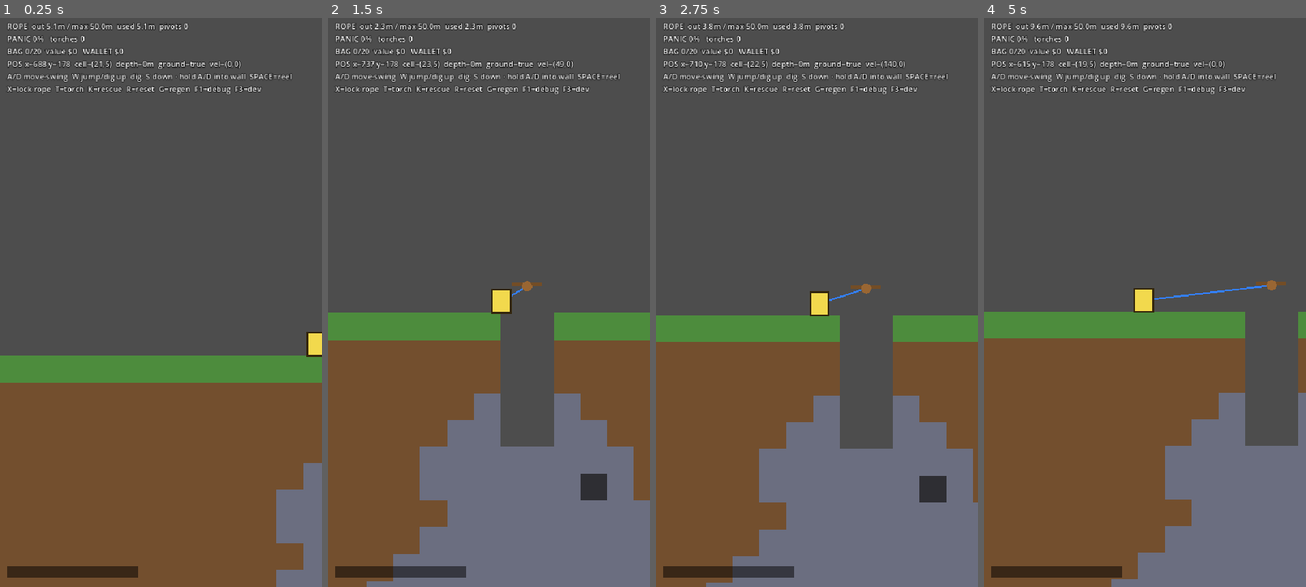
Above: before the commit, frames 1-4 (left to right).
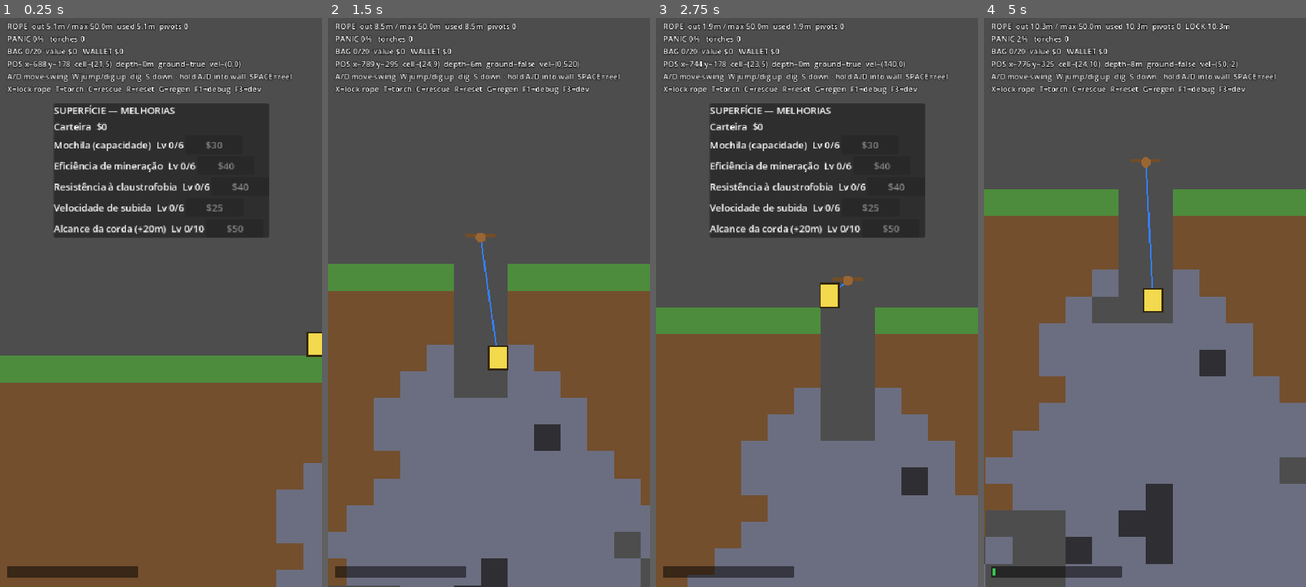
Above: after the commit, the same moments.

Repository: JoaoDobrowolski/inner-miner
Game: Godot game, scene res://scenes/Main.tscn
Two runs of this game, one before a commit and one after it. Both use one fixed random seed, a clock stepped at 60 frames per second and the inputs below.
Inputs (mouse positions are in pixels of both pictures, inside the frame that each line leads up to):
- Up to frame 1 (0.25 s): no input
- Up to frame 2 (1.5 s): tap Enter at 0.5 s; move the mouse to (559, 274) at 0.52 s; hold D 0.53-1.25 s; tap C at 0.6 s; click (559, 274) at 0.67 s; tap Space at 0.77 s; tap K at 0.8 s; drag from (424, 330) to (472, 416) at 1.27 s
- Up to frame 3 (2.75 s): move the mouse to (849, 171) at 2.02 s; hold D from 2.03 s (still down); tap C at 2.1 s; click (849, 171) at 2.17 s; tap K at 2.3 s
- Up to frame 4 (5 s): release D at 2.75 s; drag from (1128, 416) to (1048, 217) at 2.77 s; move the mouse to (1241, 387) at 3.52 s; hold A 3.53-4.25 s; tap X at 3.6 s; click (1241, 387) at 3.67 s; tap Space at 3.77 s; tap K at 3.8 s; drag from (1048, 217) to (1096, 154) at 4.27 s

The runs differ from the first frame. In frame 1, 15% of the frame differs, in the area x 16-84%, y 11-39%; in frame 2, 27%; in frame 3, 25%; in frame 4, 51%, in the area x 0-100%, y 0-100%.

Commit message:
feat: Implement surface shop for character upgrades and enhance panic system mechanics

Diff:
--- a/scripts/main.gd
+++ b/scripts/main.gd
@@ -24,6 +24,15 @@
 var _flash := ""                   # transient HUD message (sells / rescue penalty)
 var _flash_t := 0.0
 
+# Character-stat upgrades bought at the surface (progression lives on the miner,
+# not on loot). Levels persist across dives/resets within a session; no disk save
+# yet. _apply_upgrades() maps each level onto the live systems.
+# NOTE: "rope" (alcance) is here as a pragmatic depth-gate for now; per the lore it
+# should migrate to the prestige axis once that system exists (see economic-loop memo).
+var upgrades := {"bag": 0, "dig": 0, "panic": 0, "reel": 0, "rope": 0}
+var _dig_speed_mult := 1.0         # <1 = faster digging (mining-efficiency upgrade)
+var shop: Shop
+
 var panicking := false
 var emergency := false
 var debug_view := false
@@ -96,6 +105,7 @@
     camera.make_current()
 
     _build_hud()
+    _apply_upgrades()
 
 
 # Build the active rope backend at the current anchor with the given max length.
@@ -163,6 +173,7 @@
     layer.add_child(hud)
 
     _build_dev_menu(layer)
+    _build_shop(layer)
 
 
 func _build_dev_menu(layer: CanvasLayer) -> void:
@@ -219,6 +230,61 @@
     dev_menu.add_slider("Dig base s", 0.0, 2.0, 0.1, get_bt, set_bt)
 
     dev_menu.add_button_row("Reset to defaults", _dev_reset_defaults, "GOD MODE", _dev_god_mode)
+
+
+# Surface shop: 4 character stats. Cost grows ~1.7x per level; cap at level 6.
+func _build_shop(layer: CanvasLayer) -> void:
+    shop = Shop.new()
+    shop.anchor_left = 0.5
+    shop.anchor_right = 0.5
+    shop.offset_left = -180
+    shop.offset_right = 180
+    shop.offset_top = 150
+    shop.visible = false
+    layer.add_child(shop)
+
+    shop.wallet_getter = func(): return wallet
+    shop.spend = func(cost: int) -> bool:
+        if wallet >= cost:
+            wallet -= cost
+            return true
+        return false
+
+    var MAX_LV := 6
+    shop.add_upgrade("Mochila (capacidade)", func(): return upgrades["bag"], MAX_LV,
+        func(lvl): return _upgrade_cost(30, lvl),
+        func(): upgrades["bag"] += 1; _apply_upgrades())
+    shop.add_upgrade("Eficiência de mineração", func(): return upgrades["dig"], MAX_LV,
+        func(lvl): return _upgrade_cost(40, lvl),
+        func(): upgrades["dig"] += 1; _apply_upgrades())
+    shop.add_upgrade("Resistência à claustrofobia", func(): return upgrades["panic"], MAX_LV,
+        func(lvl): return _upgrade_cost(40, lvl),
+        func(): upgrades["panic"] += 1; _apply_upgrades())
+    shop.add_upgrade("Velocidade de subida", func(): return upgrades["reel"], MAX_LV,
+        func(lvl): return _upgrade_cost(25, lvl),
+        func(): upgrades["reel"] += 1; _apply_upgrades())
+    # Rope reach: the depth-gate. More levels (10) and a steeper base so it stays the
+    # long-tail sink; migrates to prestige later.
+    shop.add_upgrade("Alcance da corda (+20m)", func(): return upgrades["rope"], 10,
+        func(lvl): return _upgrade_cost(50, lvl),
+        func(): upgrades["rope"] += 1; _apply_upgrades())
+    shop.refresh()
+
+
+# Price for the next level of a stat: base * 1.7^current_level (rounded).
+func _upgrade_cost(base: int, level: int) -> int:
+    return int(round(base * pow(1.7, level)))
+
+
+# Map upgrade levels onto the live systems. Idempotent: safe to call any time.
+func _apply_upgrades() -> void:
+    backpack.capacity = DEFAULT_BAG + 8 * int(upgrades["bag"])
+    _dig_speed_mult = pow(0.88, int(upgrades["dig"]))     # ~12% faster dig per level
+    panic.fill_mult = pow(0.85, int(upgrades["panic"]))   # ~15% slower panic per level
+    rope.reel_speed = 220.0 + 40.0 * int(upgrades["reel"])
+    rope.max_length = (MAX_ROPE_METERS + 20.0 * int(upgrades["rope"])) * PPM
+    if shop != null:
+        shop.refresh()
 
 
 func _set_claustro_off(v: bool) -> void:
@@ -280,6 +346,13 @@
 func _physics_process(delta: float) -> void:
     rope.reeling = Input.is_physical_key_pressed(KEY_SPACE) and not panicking
     if panicking:
+        # Don't freeze the bar during a pull-up: it keeps reacting to where the
+        # player is and drains naturally as they near the surface (reset on finish).
+        # If it maxes out mid-climb, the rescue is promoted to a penalised emergency.
+        if not claustrophobia_off:
+            panic.update(delta, player.position, world, torches)
+            if panic.value >= 100.0:
+                emergency = true
         if rope.rewind_step(player, delta):
             _end_panic()
     elif not claustrophobia_off:
@@ -292,6 +365,7 @@
     _update_block_edit()
     _update_digging(delta)
     _sell_on_surface()
+    _update_shop()
     if _flash_t > 0.0:
         _flash_t -= delta
     _update_hud()
@@ -321,7 +395,7 @@
                 debug_view = not debug_view
             KEY_F3:
                 dev_menu.toggle()
-            KEY_K:
+            KEY_C:
                 _start_panic()
             KEY_X:
                 rope.toggle_lock(player)        # lock/unlock rope at current let-out
@@ -373,7 +447,7 @@
     if target != _dig_target:
         _dig_target = target
         _dig_timer = 0.0
-        _dig_need = world.mine_time(target.x, target.y, break_time)
+        _dig_need = world.mine_time(target.x, target.y, break_time * _dig_speed_mult)
     _dig_timer += delta
     if _dig_timer >= _dig_need:
         # Ore in a full backpack stays in the wall instead of being wasted.
@@ -420,6 +494,15 @@
     _flash_t = 2.5
 
 
+# The shop is only reachable standing safely on the surface (not mid-rescue). It
+# refreshes live so prices grey out as the wallet changes from auto-selling.
+func _update_shop() -> void:
+    var show := _on_surface() and not panicking and not player.rewinding
+    shop.visible = show
+    if show:
+        shop.refresh()
+
+
 func _start_panic() -> void:
     if panicking:
         return
@@ -432,6 +515,7 @@
 
 
 func _end_panic() -> void:
+    var was_emergency := emergency           # how the rescue started decides the cost
     panicking = false
     emergency = false
     player.rewinding = false
@@ -442,12 +526,14 @@
     rope.rope_out = rope.max_length * 0.5
     if use_verlet:
         rope._inited = false             # re-derive the chain straight to the new spawn
-    # emergency rescue costs: spill half the load, then the surface sells the rest
-    var lost := backpack.drop_half()
-    var earned := _do_sell()
-    if lost > 0 or earned > 0:
-        _flash = "RESCUED — spilled -$%d, sold +$%d" % [lost, earned]
-        _flash_t = 3.5
+    # Penalty ONLY on an auto emergency (bar hit 100%): spill half the load, sell the
+    # rest. A manual pull-up (K) is free -- the surface auto-sell handles the load.
+    if was_emergency:
+        var lost := backpack.drop_half()
+        var earned := _do_sell()
+        if lost > 0 or earned > 0:
+            _flash = "EMERGENCY — spilled -$%d, sold +$%d" % [lost, earned]
+            _flash_t = 3.5
 
 
 func _reset() -> void:
@@ -479,7 +565,7 @@
     hud.text += "POS x=%.0f y=%.0f  cell=(%d,%d)  depth=%.0fm  ground=%s  vel=(%.0f,%.0f)\n" % [
         player.position.x, player.position.y, pc.x, pc.y, depth_m,
         str(player.on_ground), player.velocity.x, player.velocity.y]
-    hud.text += "A/D move·swing  W jump/dig up  dig: S down · hold A/D into wall  SPACE=reel  X=lock rope  T=torch  K=rescue  R=reset  G=regen  F1=debug  F3=dev"
+    hud.text += "A/D move·swing  W jump/dig up  dig: S down · hold A/D into wall  SPACE=reel  X=lock rope  T=torch  C=rescue  R=reset  G=regen  F1=debug  F3=dev"
 
     var f := clampf(panic.value / 100.0, 0.0, 1.0)
     # Screen distortion (red vignette) only kicks in past the halfway mark; the
--- a/scripts/panic_system.gd
+++ b/scripts/panic_system.gd
@@ -7,10 +7,11 @@
 
 var value := 0.0
 
-var base_rate := 1.5          # %/s just from being underground
-var depth_rate := 0.10        # extra %/s per meter of depth
-var tight_rate := 8.0         # extra %/s in a 1-wide tunnel
+var base_rate := 0.75         # %/s just from being underground (~2x slower to fill)
+var depth_rate := 0.05        # extra %/s per meter of depth
+var tight_rate := 4.0         # extra %/s in a 1-wide tunnel
 var recover_rate := 28.0      # %/s inside a safe zone (torch / surface)
+var fill_mult := 1.0          # claustrophobia-resistance upgrade scales the fill rate down
 var torch_radius := 110.0
 
 
@@ -21,7 +22,7 @@
     var rate := base_rate + depth_rate * _depth_meters(player_pos)
     if _is_tight(player_pos, world):
         rate += tight_rate
-    value = min(value + rate * delta, 100.0)
+    value = min(value + rate * fill_mult * delta, 100.0)
 
 
 func _depth_meters(player_pos: Vector2) -> float:
--- /dev/null
+++ b/scripts/shop.gd
@@ -0,0 +1,64 @@
+class_name Shop
+extends PanelContainer
+
+# Surface upgrade shop. Progression lives on the miner (character stats), not on
+# loot -- per the design decisions. Data-driven like DevMenu: register each stat
+# once with getters/cost/apply; refresh() re-syncs labels and button state from
+# the wallet so costs grey out when unaffordable or maxed.
+
+var _rows: VBoxContainer
+var _wallet_lbl: Label
+var _refreshers: Array[Callable] = []
+
+var wallet_getter: Callable          # func() -> int
+var spend: Callable                  # func(cost: int) -> bool ; deducts and returns success
+
+
+func _ready() -> void:
+    mouse_filter = Control.MOUSE_FILTER_STOP     # eat clicks so they don't dig/move
+    _rows = VBoxContainer.new()
+    add_child(_rows)
+    var title := Label.new()
+    title.text = "SUPERFÍCIE — MELHORIAS"
+    _rows.add_child(title)
+    _wallet_lbl = Label.new()
+    _rows.add_child(_wallet_lbl)
+
+
+# label: stat name. get_level: current level. max_level: cap. cost_of(level): price
+# for the NEXT level. on_buy: applies the purchase (caller bumps its own state).
+func add_upgrade(label_text: String, get_level: Callable, max_level: int, cost_of: Callable, on_buy: Callable) -> void:
+    var row := HBoxContainer.new()
+    var name_lbl := Label.new()
+    name_lbl.custom_minimum_size.x = 210
+    row.add_child(name_lbl)
+    var btn := Button.new()
+    btn.custom_minimum_size.x = 96
+    row.add_child(btn)
+    _rows.add_child(row)
+
+    _refreshers.append(func() -> void:
+        var lvl: int = int(get_level.call())
+        name_lbl.text = "%s  Lv %d/%d" % [label_text, lvl, max_level]
+        if lvl >= max_level:
+            btn.text = "MAX"
+            btn.disabled = true
+        else:
+            var cost: int = int(cost_of.call(lvl))
+            btn.text = "$%d" % cost
+            btn.disabled = int(wallet_getter.call()) < cost)
+
+    btn.pressed.connect(func() -> void:
+        var lvl: int = int(get_level.call())
+        if lvl >= max_level:
+            return
+        var cost: int = int(cost_of.call(lvl))
+        if spend.call(cost):
+            on_buy.call()
+        refresh())
+
+
+func refresh() -> void:
+    _wallet_lbl.text = "Carteira  $%d" % int(wallet_getter.call())
+    for r in _refreshers:
+        r.call()
Not shown, added: scripts/shop.gd.uid
